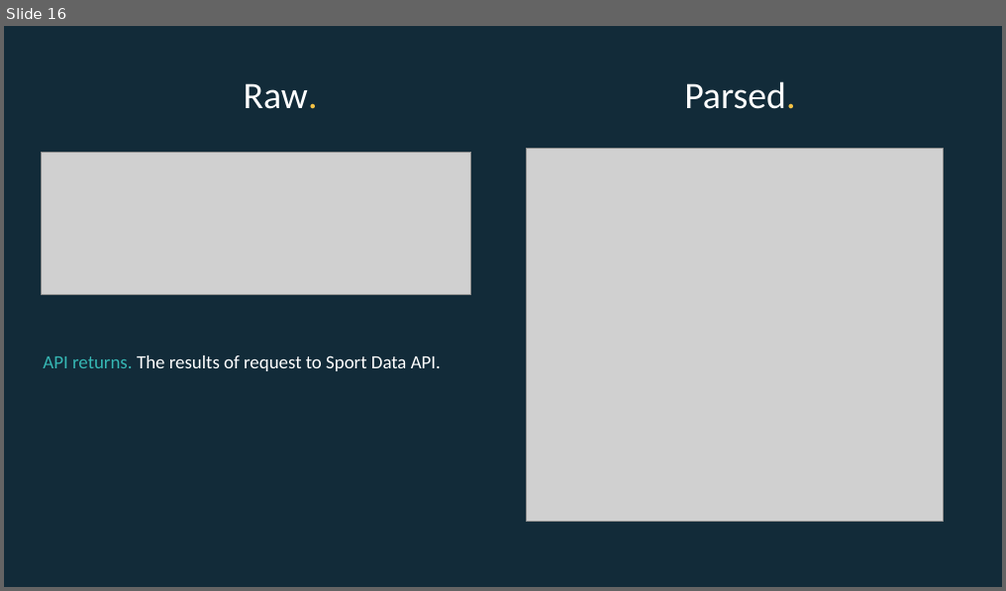
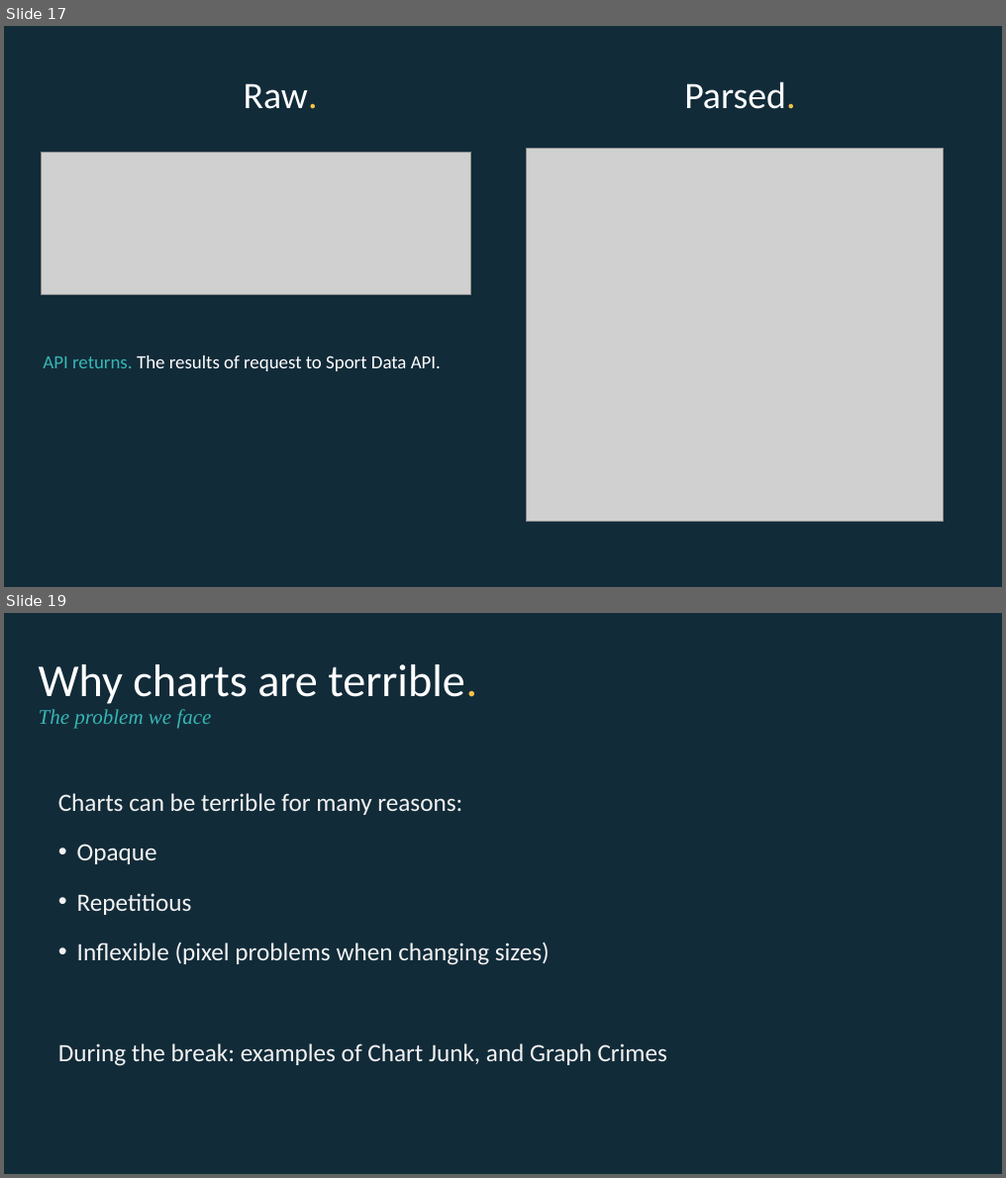
Before and after one commit to EconomicsObservatory/courses, a slide deck: 1/1_Charts_as_data.pptx. Shown one above the other, each under a label of ours: slide 16 before the commit, slides 17 and 19 after it; the slides between them are not shown. The pictures are 1006x591 and 1006x1178 pixels, drawn with LibreOffice and Linux fonts; fonts in the diff are those of the drawing; grey boxes stand for pictures. Boxes give left, top, right and bottom in pixels: in the first picture for what was removed or moved away, otherwise in the second. Text is boxed around its words. In the diff, an @@ line names an element or a change of style, - is before the commit and + after.

```diff
--- a/1/1_Charts_as_data.pptx
+++ b/1/1_Charts_as_data.pptx
@@ slide 19 added at (4, 613, 1002, 1174), background #122B39 @@
@@ text added at (39, 664, 477, 729), 44 pt, text #FFFFFF @@
+Why charts are terrible.
+The problem we face
@@ text added at (58, 793, 668, 1066), 24 pt, text #F2F2F2 @@
+  Charts can be terrible for many reasons:
+  • Opaque
+  • Repetitious
+  • Inflexible (pixel problems when changing sizes)
+  During the break: examples of Chart Junk, and Graph Crimes
@@ what was slide 16 is now slide 17 @@
```
Also in this commit, not shown: 7 slides changed, 19 other slides added, 6 slides removed.
